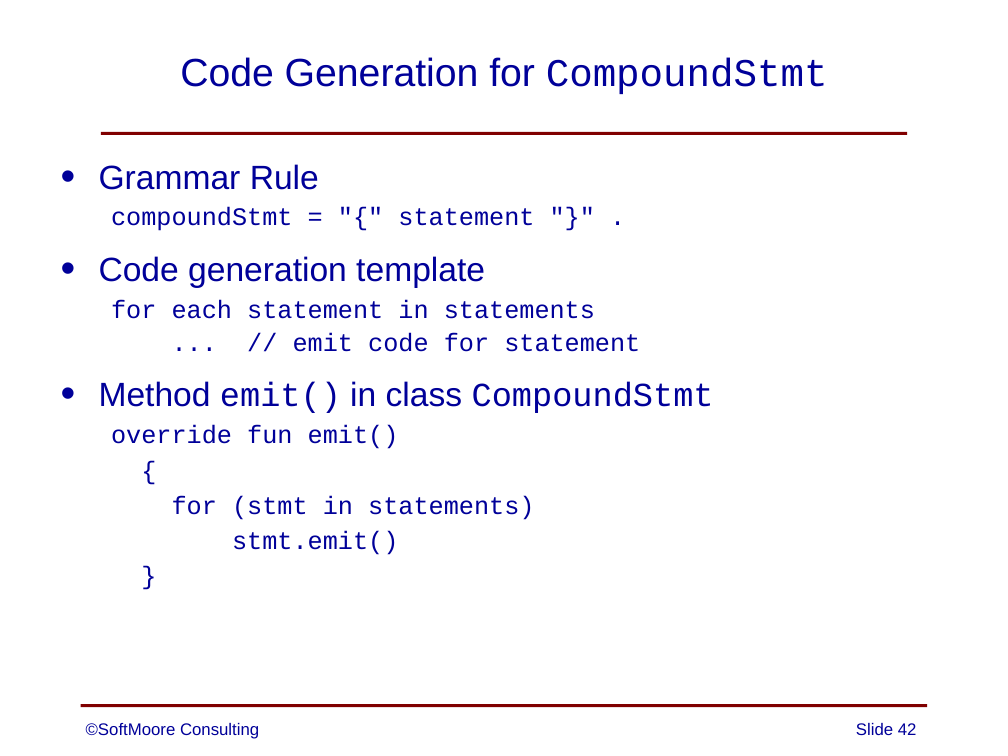
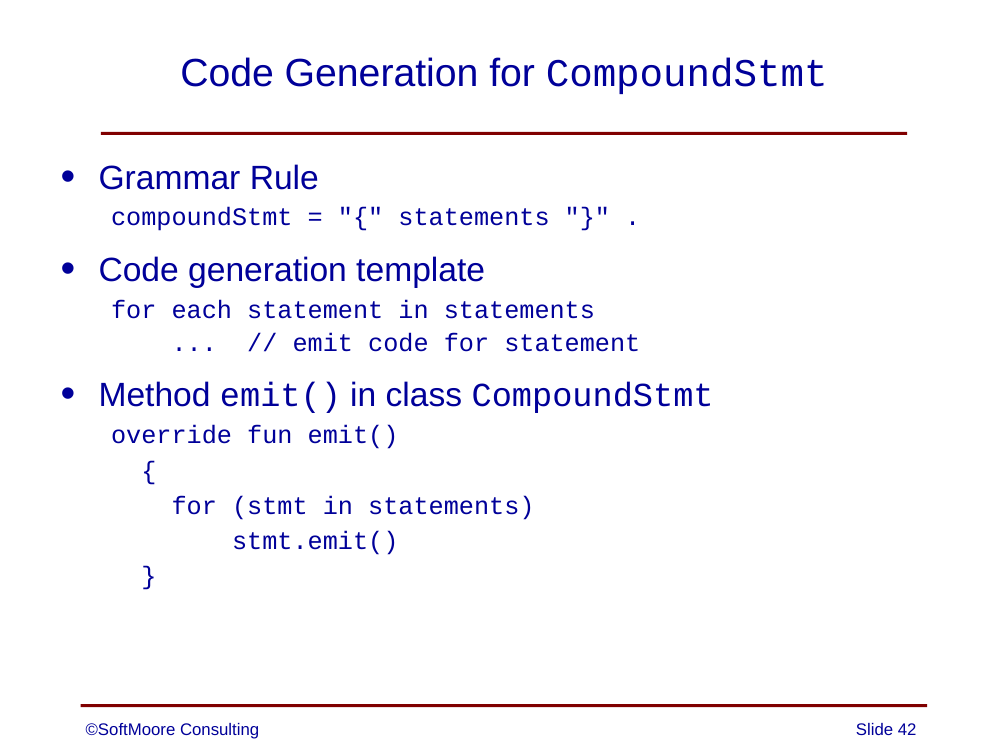
Before and after one commit to SoftMoore/CPRL-Kt-3rd, a slide deck: slide 42 of PowerPoints/11 - Code Generation.pptx. Drawn at 1008x756 pixels with LibreOffice and Linux fonts; fonts in the diff are those of the drawing. Boxes give left, top, right and bottom in pixels: in the first picture for what was removed or moved away, otherwise in the second. Text is boxed around its words. In the diff, an @@ line names an element or a change of style, - is before the commit and + after.

Commit message:
minor change to one slide

```diff
--- a/PowerPoints/11 - Code Generation.pptx
+++ b/PowerPoints/11 - Code Generation.pptx
@@ text at (111, 207, 549, 231): text changed @@
-  compoundStmt = "{" statement "}" .
+  compoundStmt = "{" statements "}" .
```
